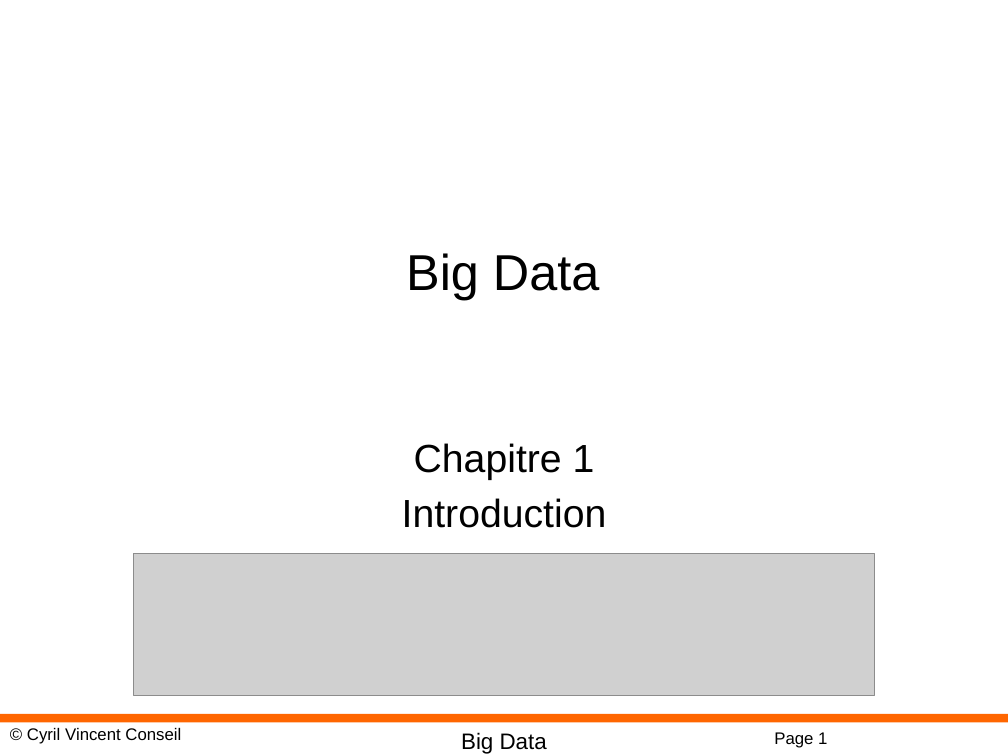
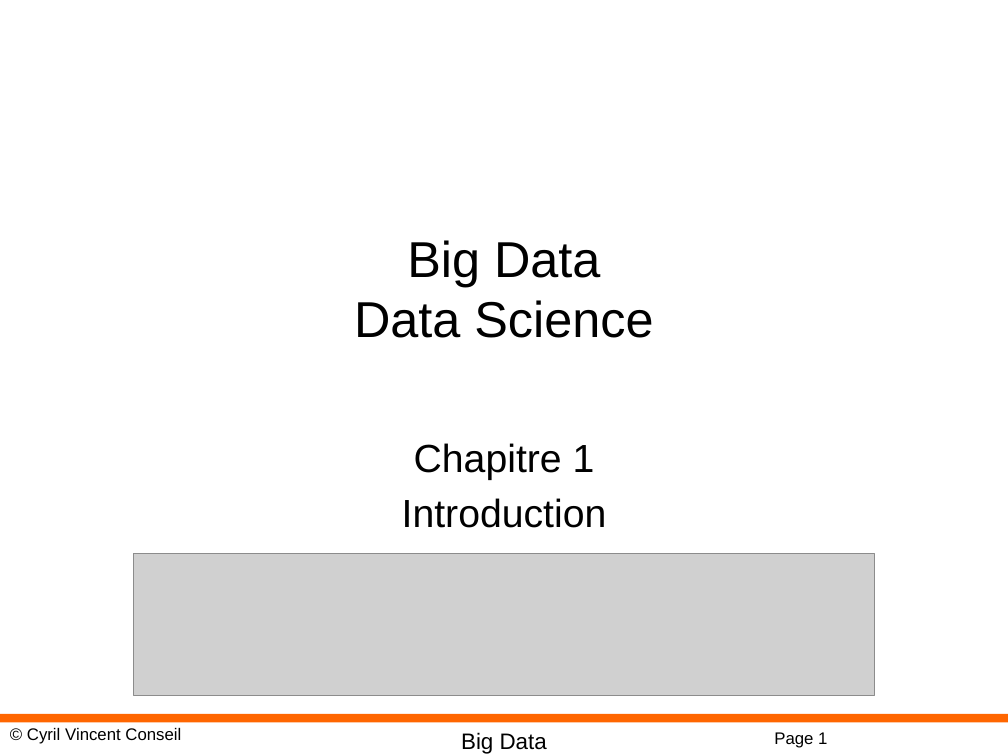
Before and after one commit to cyrilvincent/bigdata, a slide deck: slide 1 of ppt/BigData01-Intro.pptx. Drawn at 1008x756 pixels with LibreOffice and Linux fonts; fonts in the diff are those of the drawing; grey boxes stand for pictures; background and template pictures are left out. Boxes give left, top, right and bottom in pixels: in the first picture for what was removed or moved away, otherwise in the second. Text is boxed around its words. In the diff, an @@ line names an element or a change of style, - is before the commit and + after.

```diff
--- a/ppt/BigData01-Intro.pptx
+++ b/ppt/BigData01-Intro.pptx
@@ text "Big Data": place and size @@
-text "Big Data" at [406,253,599,300]
+text "Big Data" at [354,240,653,338]
@@ text at [407,240,600,287]: alignment left to centre @@
@@ text at [354,300,653,338]: paragraph added @@
+Data Science
```
Also in this commit, not shown: 11 other files.
